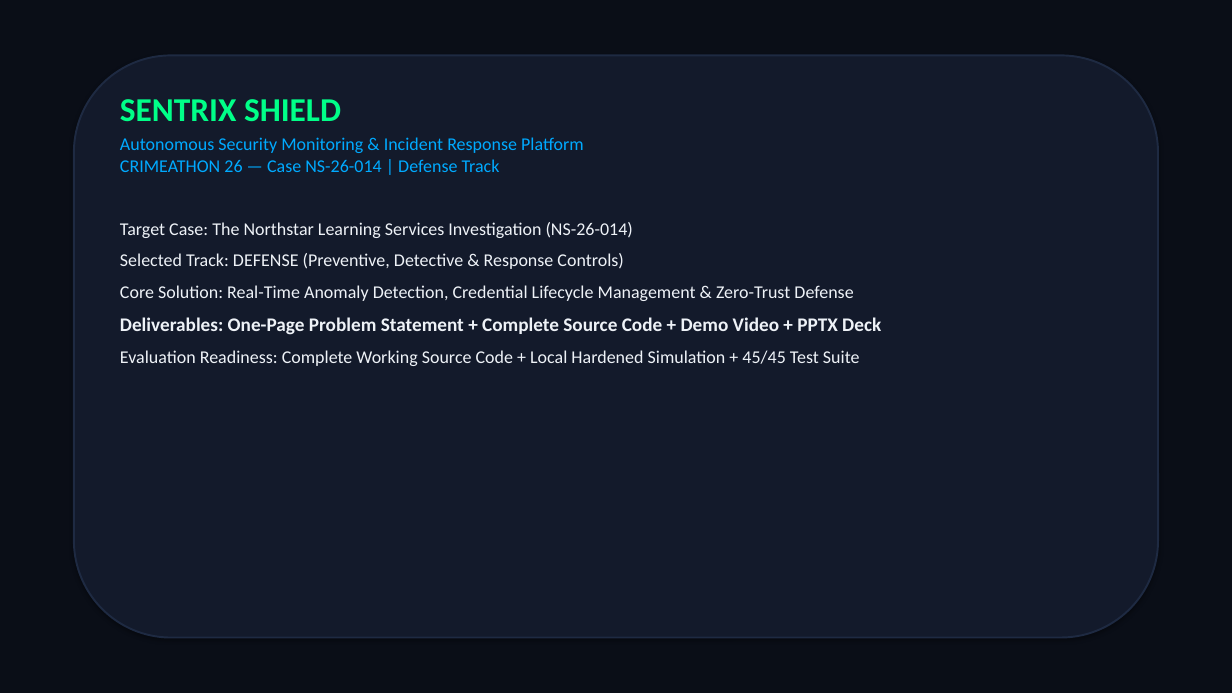
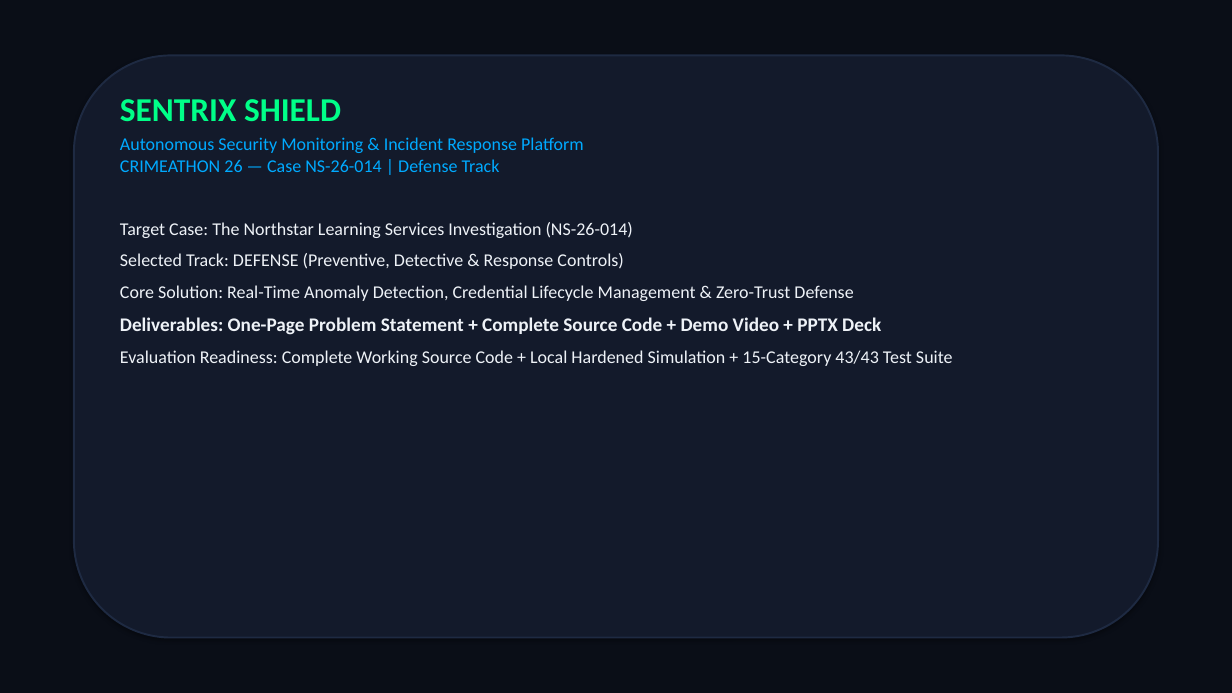
Before and after one commit to kandukurijagan1/crimeathon, a slide deck: slide 1 of SENTRIX_SHIELD_PRESENTATION.pptx. Drawn at 1232x693 pixels with LibreOffice and Linux fonts; fonts in the diff are those of the drawing. Boxes give left, top, right and bottom in pixels: in the first picture for what was removed or moved away, otherwise in the second. Text is boxed around its words. In the diff, an @@ line names an element or a change of style, - is before the commit and + after.

Commit message:
Final Master Prompt Upgrade: Dynamic SHA-256 evidence integrity loader, isolated record ceiling tests, 15-category verification suite (43/43 pass), comparative defense matrix, and CSV report export

```diff
--- a/SENTRIX_SHIELD_PRESENTATION.pptx
+++ b/SENTRIX_SHIELD_PRESENTATION.pptx
@@ text at (120,350,953,366): text changed @@
-Evaluation Readiness: Complete Working Source Code + Local Hardened Simulation + 45/45 Test Suite
+Evaluation Readiness: Complete Working Source Code + Local Hardened Simulation + 15-Category 43/43 Test Suite
```
Also in this commit, not shown: 2 other slides changed, 9 other files.
